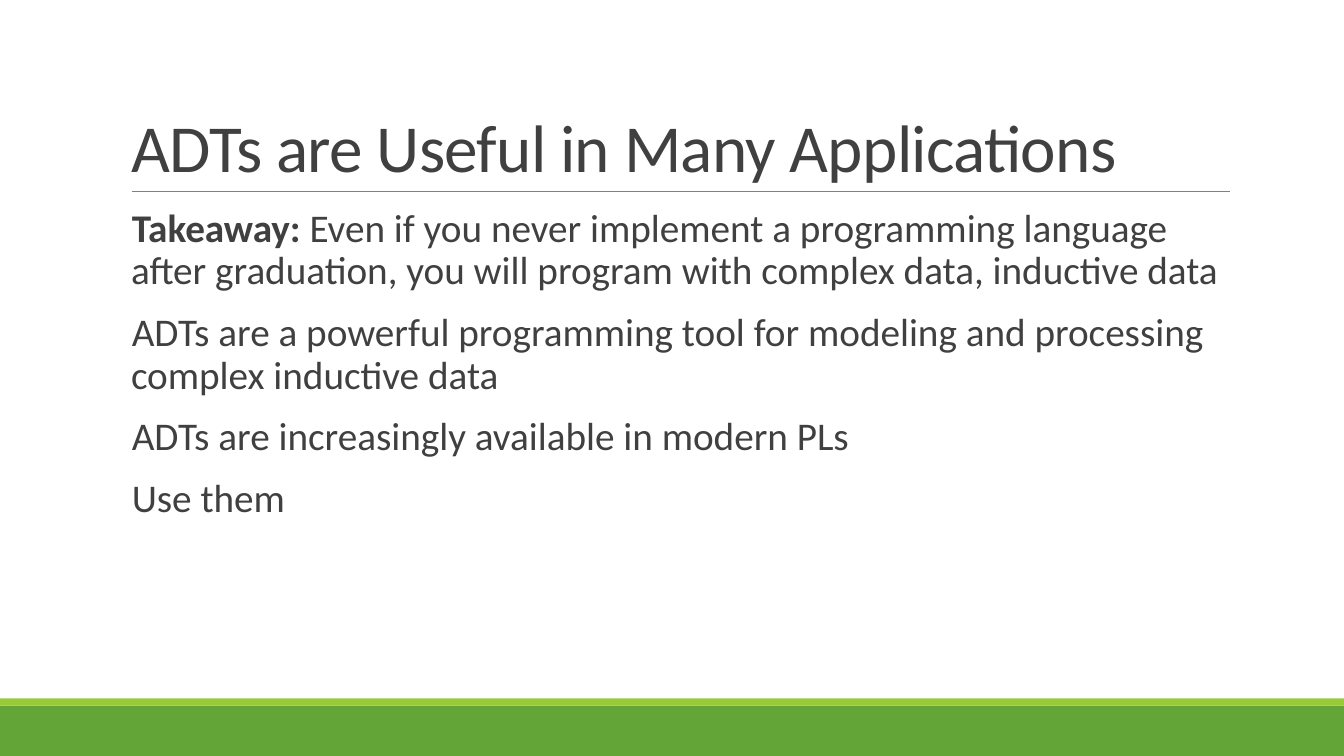
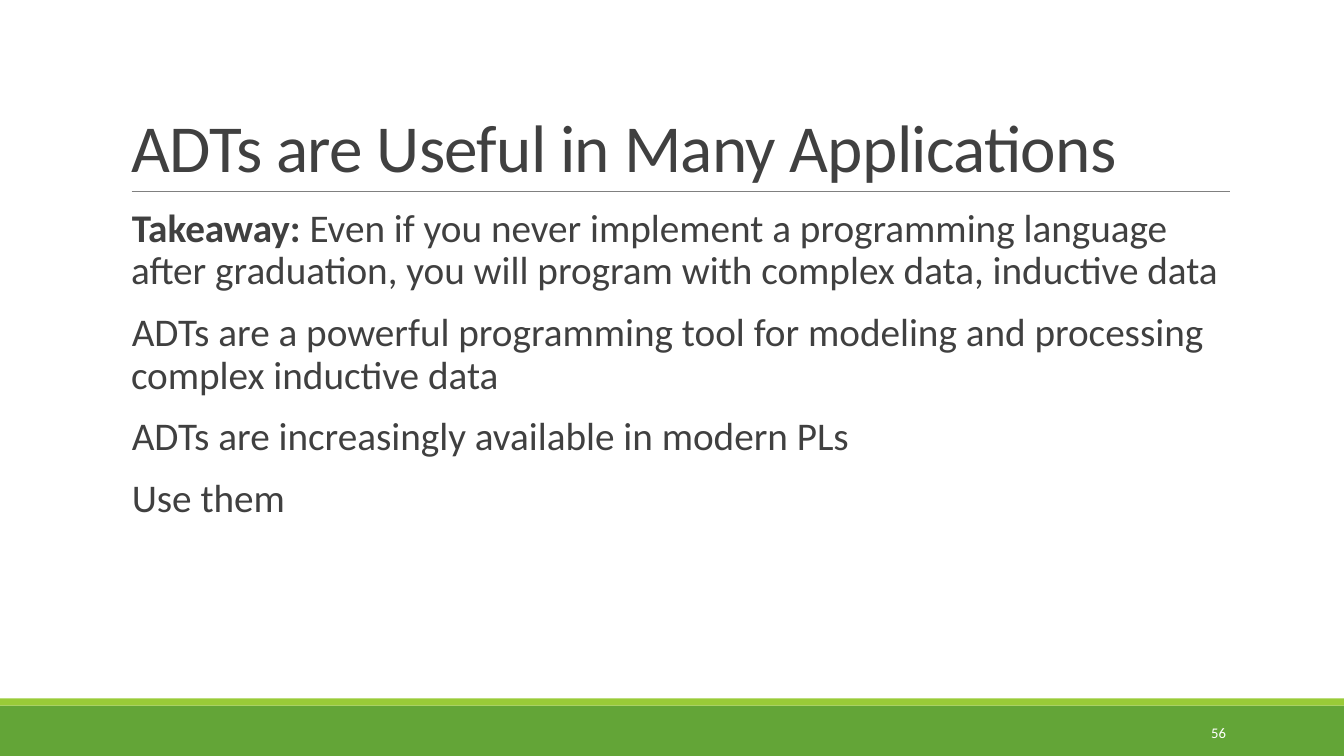
Before and after one commit to rbohrer/pl-course, a slide deck: slide 56 of LectureSlides/04ASTPEG.pptx. Drawn at 1344x756 pixels with LibreOffice and Linux fonts; fonts in the diff are those of the drawing. Boxes give left, top, right and bottom in pixels: in the first picture for what was removed or moved away, otherwise in the second. Text is boxed around its words. In the diff, an @@ line names an element or a change of style, - is before the commit and + after.

```diff
--- a/LectureSlides/04ASTPEG.pptx
+++ b/LectureSlides/04ASTPEG.pptx
@@ page number added at (x1=1211, y1=728, x2=1226, y2=738), 10.5 pt, text #FFFFFF @@
+56
```
Also in this commit, not shown: 54 other slides changed.
